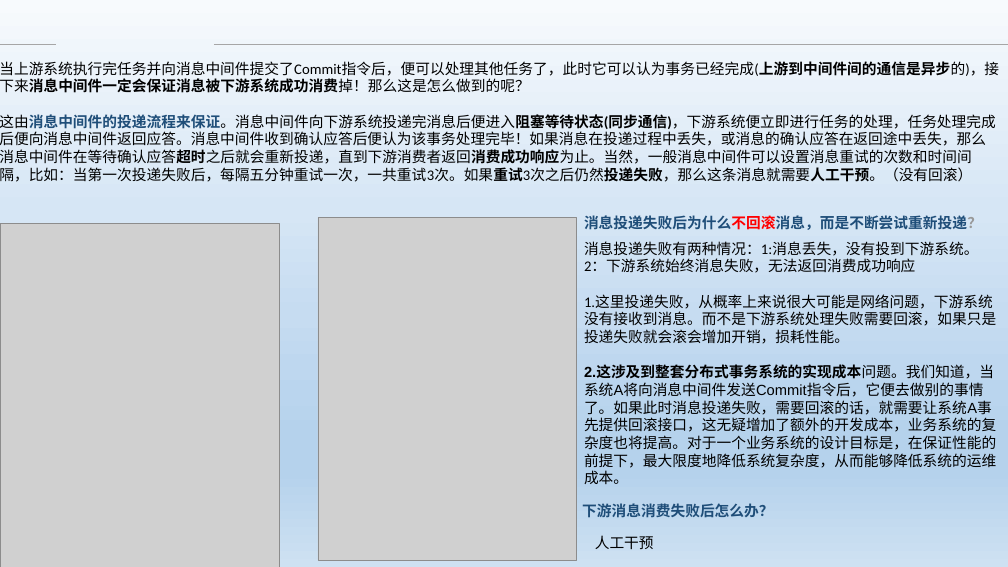
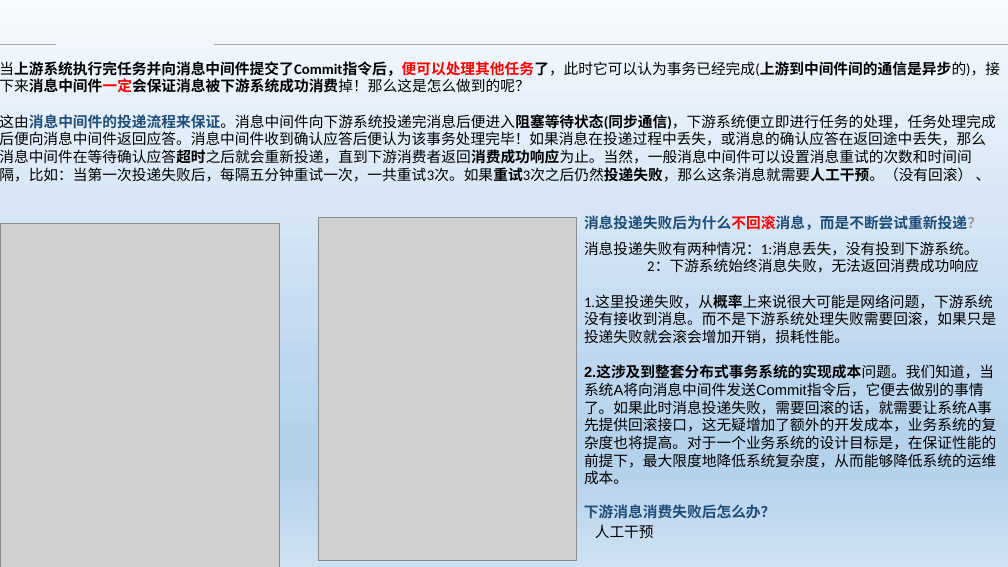
Before and after one commit to Heffie199/zhao_Note, a slide deck: slide 7 of 分布式事务的解决方案 .pptx. Drawn at 1008x567 pixels with LibreOffice and Linux fonts; fonts in the diff are those of the drawing; grey boxes stand for pictures; background and template pictures are left out. Boxes give left, top, right and bottom in pixels: in the first picture for what was removed or moved away, otherwise in the second. Text is boxed around its words. In the diff, an @@ line names an element or a change of style, - is before the commit and + after.

```diff
--- a/分布式事务的解决方案 .pptx
+++ b/分布式事务的解决方案 .pptx
@@ text at box(0, 61, 1000, 93): text colour #000000 to #FF0000, bold on in "当上游系统执行完任务并向消息中间件提交了Commit指令后，便可以处理其他任务了，此时它可以认为事务已经完成(上游到中间 ..." @@
@@ text at box(0, 114, 996, 182): text changed @@
-这由消息中间件的投递流程来保证。消息中间件向下游系统投递完消息后便进入阻塞等待状态(同步通信)，下游系统便立即进行任务的处理，任务处理完成后便向消息中间件返回应答。消息中间件收到确认应答后便认为该事务处理完毕！如果消息在投递过程中丢失，或消息的确认应答在返回途中丢失，那么消息中间件在等待确认应答超时之后就会重新投递，直到下游消费者返回消费成功响应为止。当然，一般消息中间件可以设置消息重试的次数和时间间隔，比如：当第一次投递失败后，每隔五分钟重试一次，一共重试3次。如果重试3次之后仍然投递失败，那么这条消息就需要人工干预。（没有回滚）
+这由消息中间件的投递流程来保证。消息中间件向下游系统投递完消息后便进入阻塞等待状态(同步通信)，下游系统便立即进行任务的处理，任务处理完成后便向消息中间件返回应答。消息中间件收到确认应答后便认为该事务处理完毕！如果消息在投递过程中丢失，或消息的确认应答在返回途中丢失，那么消息中间件在等待确认应答超时之后就会重新投递，直到下游消费者返回消费成功响应为止。当然，一般消息中间件可以设置消息重试的次数和时间间隔，比如：当第一次投递失败后，每隔五分钟重试一次，一共重试3次。如果重试3次之后仍然投递失败，那么这条消息就需要人工干预。（没有回滚） 、
@@ text at box(584, 241, 979, 273): text changed @@
-消息投递失败有两种情况：1:消息丢失，没有投到下游系统。 2：下游系统始终消息失败，无法返回消费成功响应
+消息投递失败有两种情况：1:消息丢失，没有投到下游系统。
+2：下游系统始终消息失败，无法返回消费成功响应
@@ text at box(584, 294, 996, 344): bold on in "1.这里投递失败，从概率上来说很大可能是网络问题，下游系统没有接收到消息。而不是下游系统处理失败需要回滚，如果只是投递失 ..." @@
@@ text "人工干预": place and size @@
-text "人工干预" at box(595, 535, 654, 549)
+text "人工干预" at box(595, 524, 654, 538)
```
Also in this commit, not shown: 11 other slides changed, 2 other files.
